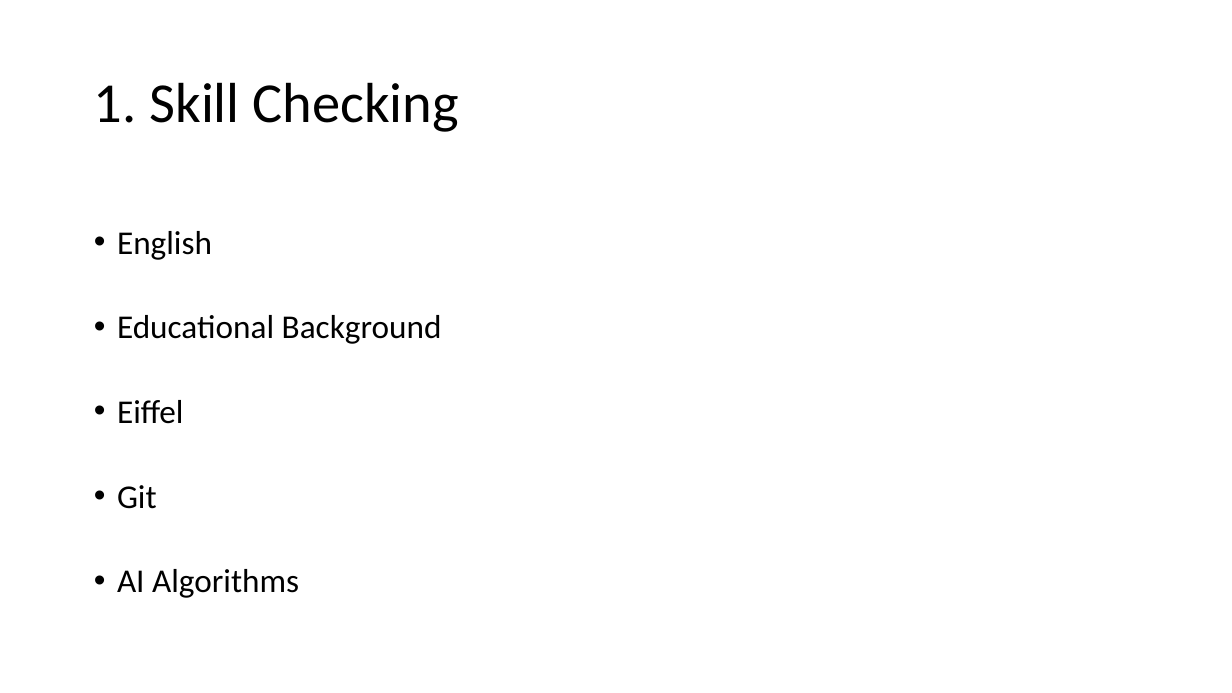
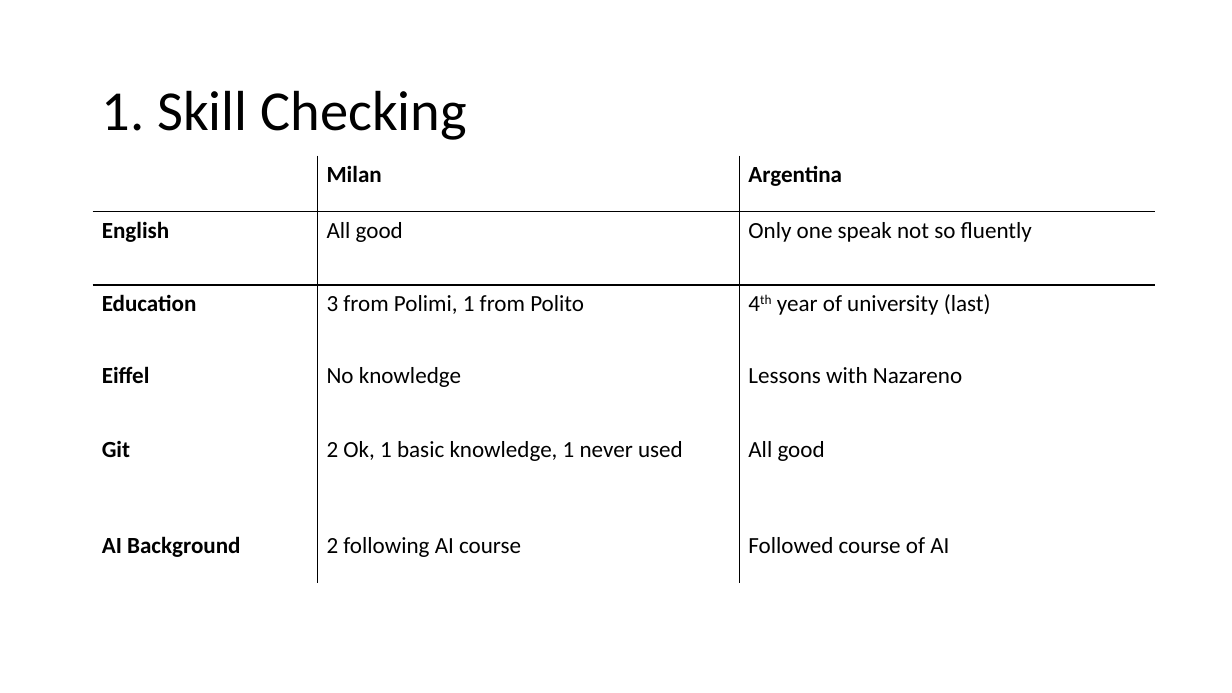
Before and after one commit to Noired/DOSE-Jan-8th-presentation, a slide deck: slide 4 of Slides/massa/massa_slides.pptx. Drawn at 1232x693 pixels with LibreOffice and Linux fonts; fonts in the diff are those of the drawing. Boxes give left, top, right and bottom in pixels: in the first picture for what was removed or moved away, otherwise in the second. Text is boxed around its words. In the diff, an @@ line names an element or a change of style, - is before the commit and + after.

```diff
--- a/Slides/massa/massa_slides.pptx
+++ b/Slides/massa/massa_slides.pptx
@@ title "1. Skill Checking": place and size @@
-title "1. Skill Checking" at bbox=[94, 82, 459, 132]
+title "1. Skill Checking" at bbox=[102, 90, 466, 140]
@@ table added at bbox=[92, 155, 1155, 583], 6 rows, 3 columns @@
+ | Milan | Argentina
+English | All good | Only one speak not so fluently
+Education | 3 from Polimi, 1 from Polito | 4th year of university (last)
+Eiffel | No knowledge | Lessons with Nazareno
+Git | 2 Ok, 1 basic knowledge, 1 never used | All good
+AI Background | 2 following AI course | Followed course of AI
@@ text removed at bbox=[117, 231, 442, 598] @@
-• English
-• Educational Background
-• Eiffel
-• Git
-• AI Algorithms
```
Also in this commit, not shown: 1 other slide changed, 6 slides added, 6 other files.
